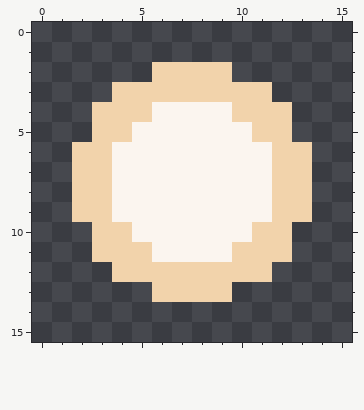
Pixel-art file: Vincible/Assets/Images/Basic_Projectile.aseprite. That is the earlier state.
16x16 pixels, 1 frame.
Once edited:
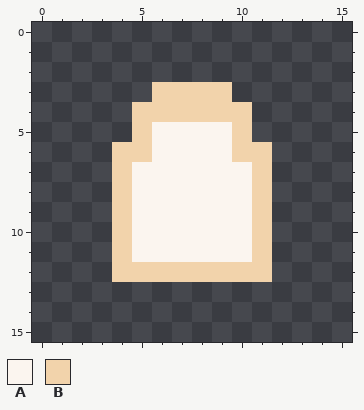
Palette (. is transparent): A #fbf5ef  B #f2d3ab
Changes in this commit:
Changed rows in their new state; - is an unchanged pixel.
first column x 2:
 2 ----....----
 3 --..----..--
 4 -..-BBBB-..-
 5 -..B----B..-
 6 ..BB----BB..
 7 ..B------B..
 8 ..B------B..
 9 ..B------B..
10 -.--------.-
11 -.-A----A-.-
13 ----....----
Changed places in both pictures, as pixel boxes (x1, y1, x2, y2):
changed: (72, 62, 312, 302)
